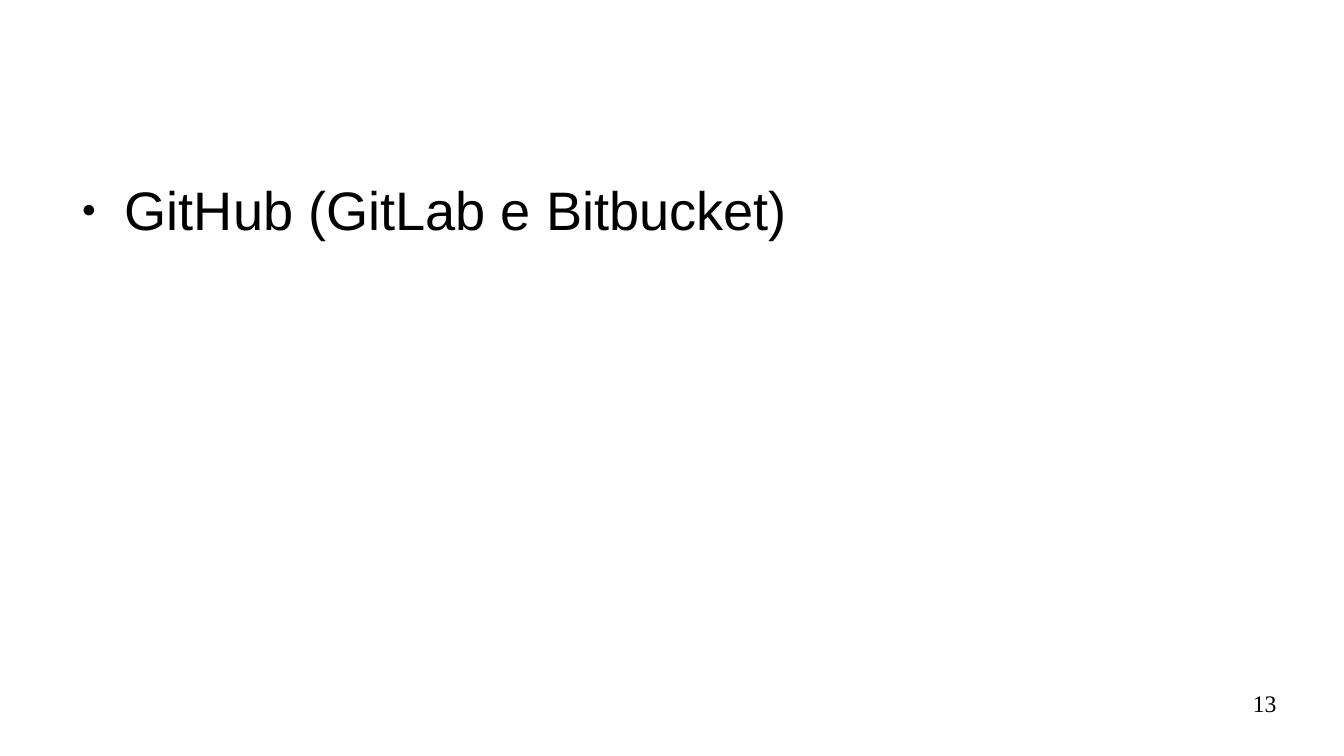
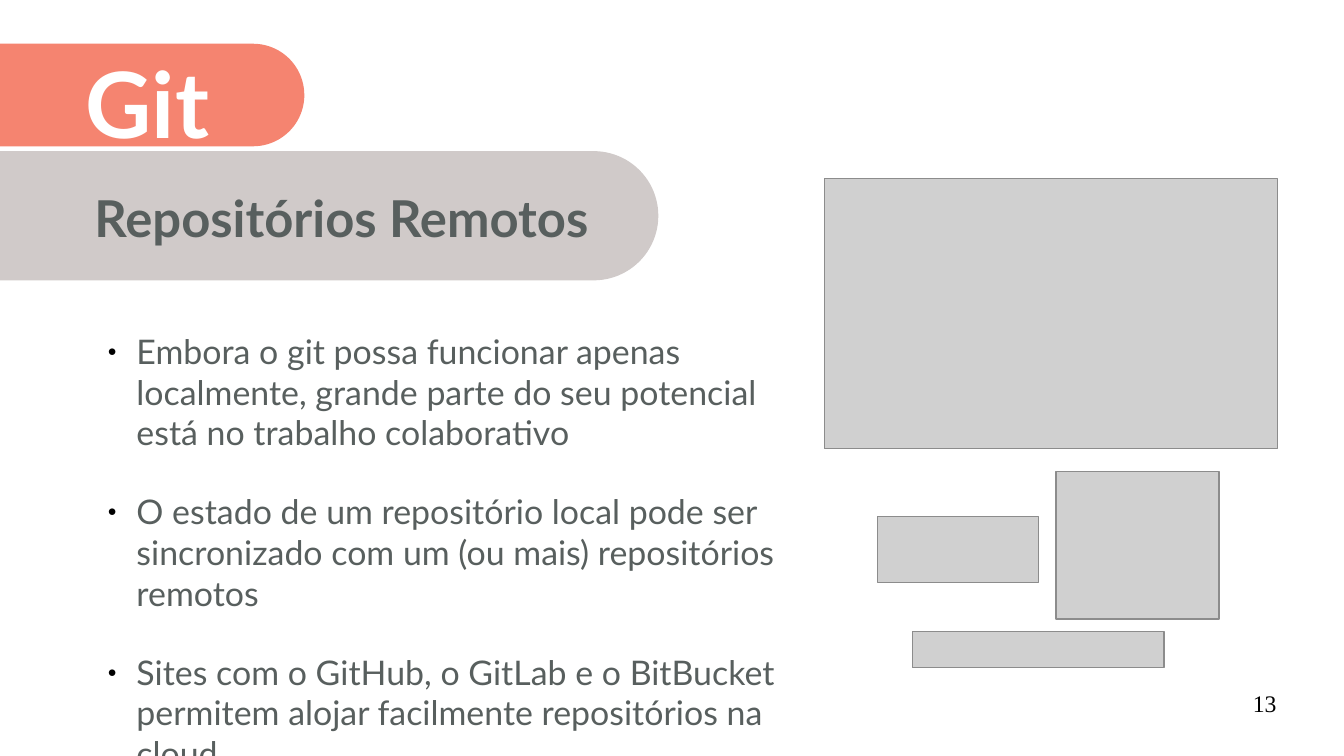
Before and after one commit to miguelpinho/git-lecture, a slide deck: slide 13 of lecture_pt.odp. Drawn at 1344x756 pixels with LibreOffice and Linux fonts; fonts in the diff are those of the drawing; grey boxes stand for pictures. Boxes give left, top, right and bottom in pixels: in the first picture for what was removed or moved away, otherwise in the second. Text is boxed around its words. In the diff, an @@ line names an element or a change of style, - is before the commit and + after.

Commit message:
Add remote repos slide.

```diff
--- a/lecture_pt.odp
+++ b/lecture_pt.odp
@@ freeform shape added at [0, 44, 305, 146], fill #F58470 @@
@@ title added at [86, 70, 209, 156], 54 pt, text #FFFFFF, bold @@
+Git
@@ freeform shape added at [0, 152, 659, 281], fill #D0CAC9 @@
@@ picture added at [824, 178, 1278, 449] @@
@@ text added at [94, 199, 588, 246], 30 pt, text #585F5E, bold @@
+Repositórios Remotos
@@ text removed at [125, 190, 787, 240] @@
-● GitHub (GitLab e Bitbucket)
@@ text added at [136, 339, 775, 731], 20 pt, text #585F5E @@
+● Embora o git possa funcionar apenas localmente, grande parte do seu potencial está no trabalho colaborativo
+● O estado de um repositório local pode ser sincronizado com um (ou mais) repositórios remotos
+● Sites com o GitHub, o GitLab e o BitBucket permitem alojar facilmente repositórios na cloud
@@ picture added at [1056, 472, 1220, 620] @@
@@ picture added at [878, 517, 1039, 583] @@
@@ picture added at [912, 632, 1165, 668] @@
```
Also in this commit, not shown: 1 other slide changed, 6 other files.
